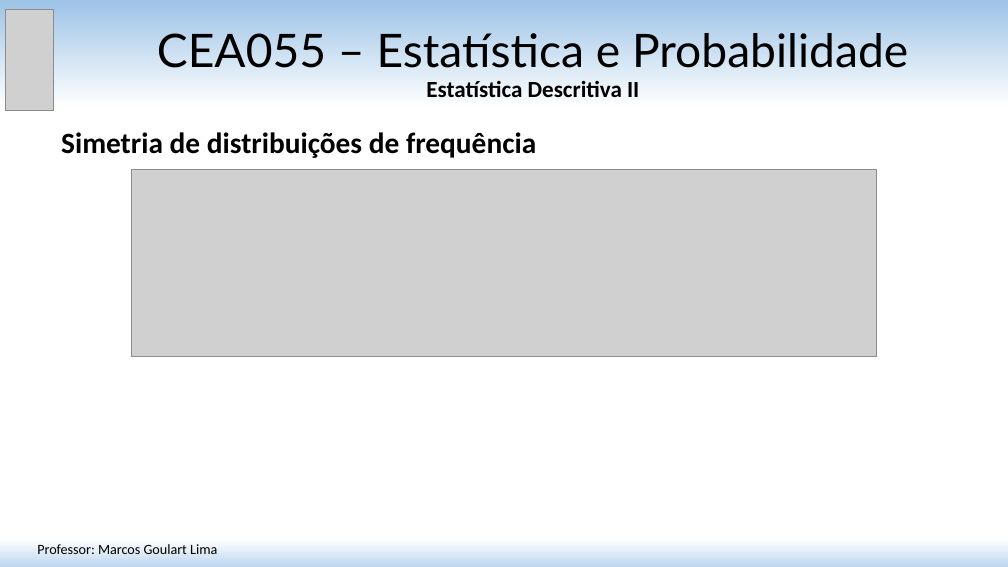
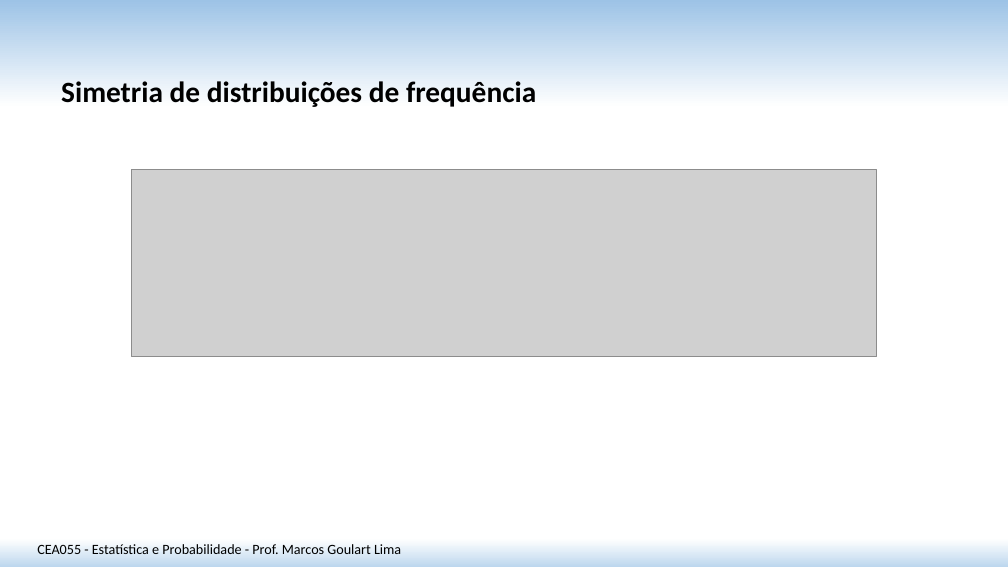
Before and after one commit to matmarcos/minhas-aulas, a slide deck: slide 14 of content/2026-2/cea055-estatistica-probabilidade/02-estatistica-descritiva-ii/Aula_02_Estatistica_Descritiva_II.pptx (slide 15 before the commit). Drawn at 1008x567 pixels with LibreOffice and Linux fonts; fonts in the diff are those of the drawing; grey boxes stand for pictures. Boxes give left, top, right and bottom in pixels: in the first picture for what was removed or moved away, otherwise in the second. Text is boxed around its words. In the diff, an @@ line names an element or a change of style, - is before the commit and + after.

```diff
--- a/content/2026-2/cea055-estatistica-probabilidade/02-estatistica-descritiva-ii/Aula_02_Estatistica_Descritiva_II.pptx
+++ b/content/2026-2/cea055-estatistica-probabilidade/02-estatistica-descritiva-ii/Aula_02_Estatistica_Descritiva_II.pptx
@@ picture removed at bbox=[5, 9, 54, 110] @@
@@ title removed at bbox=[157, 33, 908, 97] @@
-CEA055 – Estatística e Probabilidade
-Estatística Descritiva II
@@ text "Simetria de distribuições de frequência": place and size @@
-text "Simetria de distribuições de frequência" at bbox=[61, 132, 536, 158]
+text "Simetria de distribuições de frequência" at bbox=[61, 81, 536, 107]
@@ text at bbox=[37, 544, 401, 554]: text changed @@
-Professor: Marcos Goulart Lima
+CEA055 - Estatística e Probabilidade - Prof. Marcos Goulart Lima
```
Also in this commit, not shown: 12 other slides changed, 4 slides added, 6 slides removed, 3 other files.
